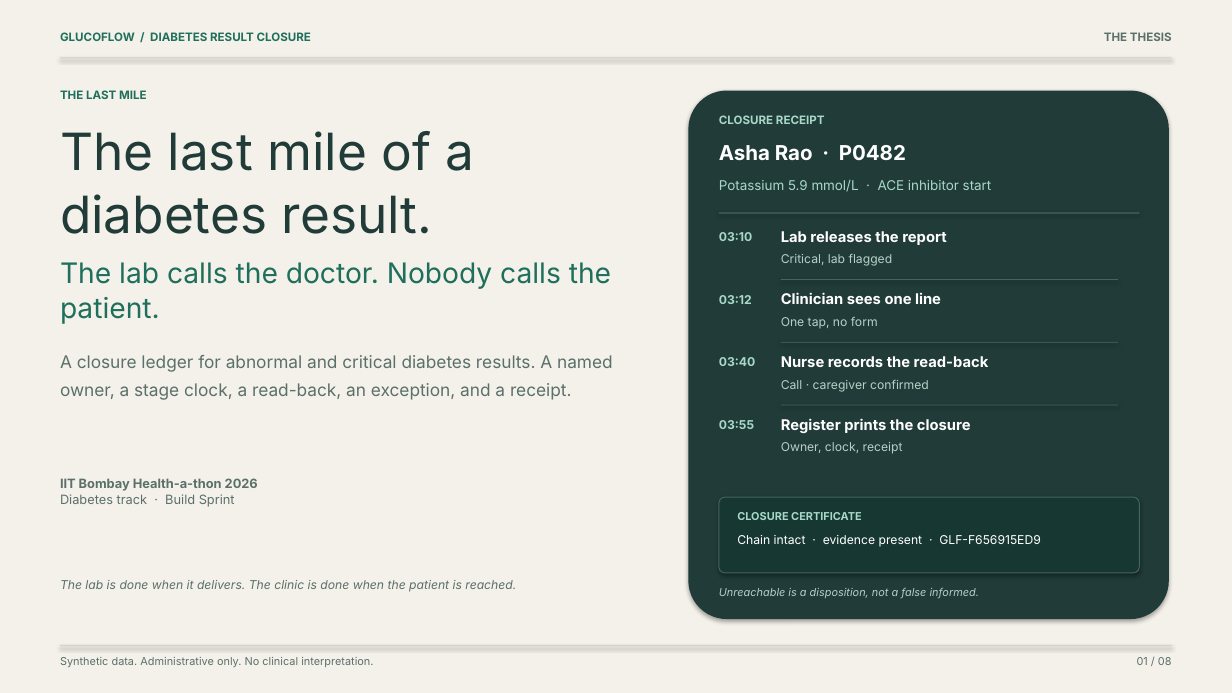
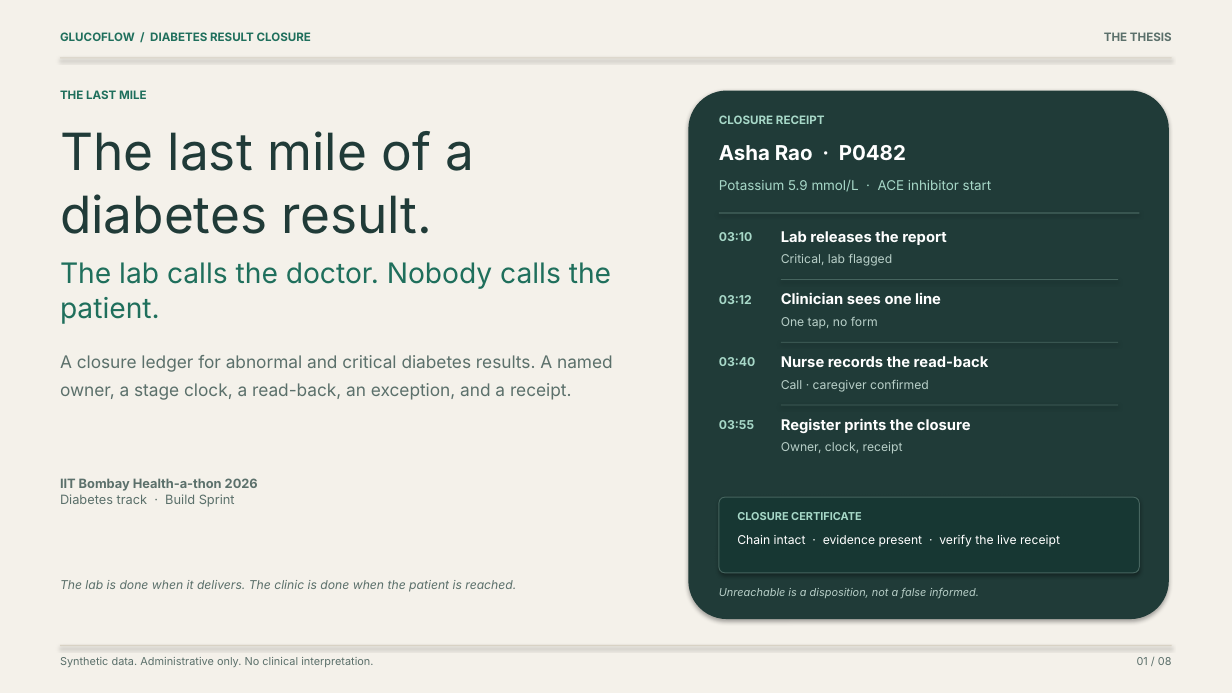
Before and after one commit to wysh3/glucoflow, a slide deck: slide 1 of deliverables/final/Result_Ledger_Deck.pptx. Drawn at 1232x693 pixels with LibreOffice and Linux fonts; fonts in the diff are those of the drawing. Boxes give left, top, right and bottom in pixels: in the first picture for what was removed or moved away, otherwise in the second. Text is boxed around its words. In the diff, an @@ line names an element or a change of style, - is before the commit and + after.

Commit message:
docs: remove the stale receipt code from the deck

```diff
--- a/deliverables/final/Result_Ledger_Deck.pptx
+++ b/deliverables/final/Result_Ledger_Deck.pptx
@@ text at box(737, 535, 1060, 547): text changed @@
-Chain intact · evidence present · GLF-F656915ED9
+Chain intact · evidence present · verify the live receipt
```
Also in this commit, not shown: 2 other files.
